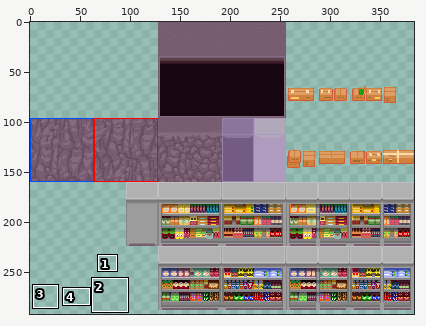
A sprite sheet gets an edit: game/resources/images/tileset.png. Above: a wide view before the commit, with the close-up outlined.
Close-up. As it was:
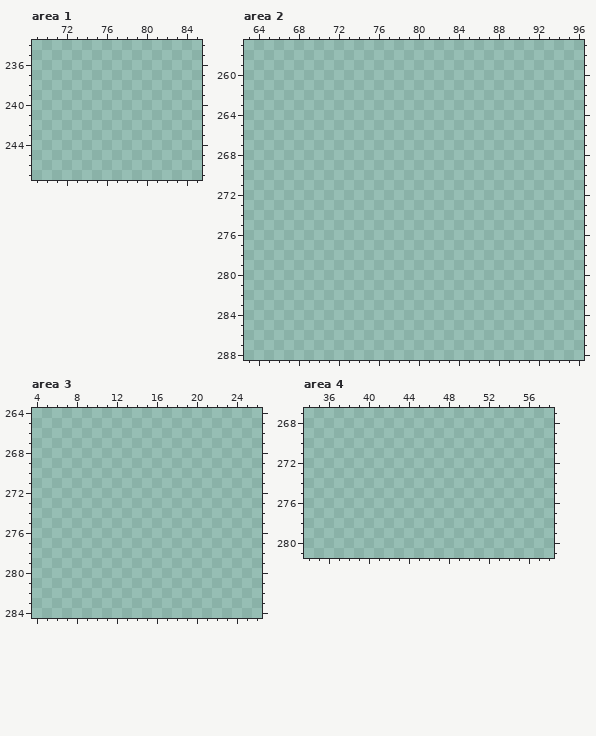
The file is 384x384 pixels. Colours within 5 levels of each other are drawn and written as one. Shown: area 1: x 69..85, y 234..247; area 2: x 63..96, y 257..288; area 3: x 4..26, y 264..284; area 4: x 34..58, y 267..281. The wide view leaves out empty margins. The commit also changed other parts of the picture, which this record leaves out.
After the commit:
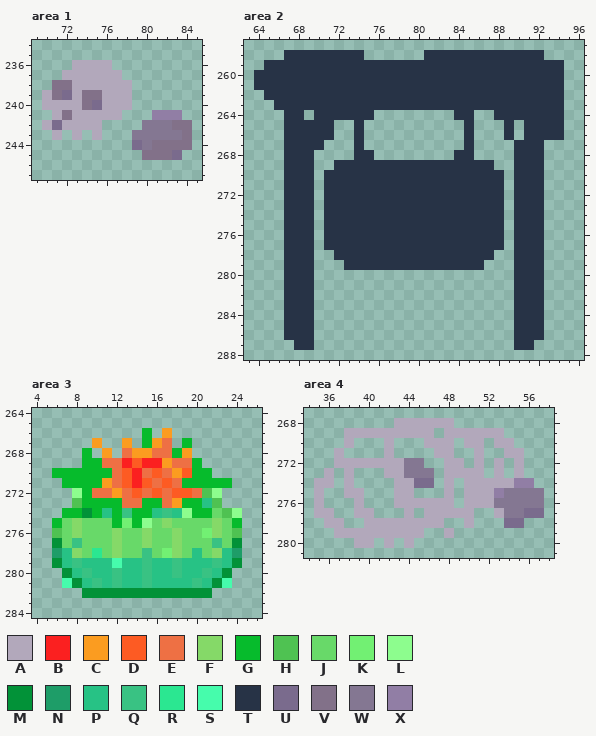
Palette (. is transparent): A #b2a8bb  B #fb2020  C #fb9c20  D #fd5b23  E #ee7044  F #85d968  G #06bb2c  H #4fc252  J #68d969  K #72f073  L #8dfd8e  M #029238  N #1e9d68  P #27c285  Q #39c283  R #2be791  S #46fcac  T #273346  U #7a6b8d  V #827189  W #847792  X #917ea5
The edit:
Area 1:
y 236: x 73..76 .... -> AAAA
y 237: x 72..77 ...... -> AAAAAA
y 238: x 71..78 ........ -> VVAAAAAA
y 239: x 70..78 ......... -> AVUAVVAAA
y 240: x 70..78 ......... -> AAAAVUAAA
y 241: x 71..77 ....... -> AVAAAAA; x 81..83 ... -> XXX
y 242: x 70..75 ...... -> AUAAAA; x 80..84 ..... -> WWWVV
y 243: x 71 . -> A; x 73 . -> A; x 75 . -> A; x 79..84 ...... -> WWWWWV
y 244: x 79..84 ...... -> UWVVVV
y 245: x 80..83 .... -> VVVU
Area 2:
y 258: x 67..74 ........ -> TTTTTTTT; x 81..92 ............ -> TTTTTTTTTTTT
y 259: x 65..94 .............................. -> TTTTTTTTTTTTTTTTTTTTTTTTTTTTTT
y 260..261: x 64..94 ............................... -> TTTTTTTTTTTTTTTTTTTTTTTTTTTTTTT
y 262: x 65..94 .............................. -> TTTTTTTTTTTTTTTTTTTTTTTTTTTTTT
y 263: x 66..94 ............................. -> TTTTTTTTTTTTTTTTTTTTTTTTTTTTT
y 264: x 67..68 .. -> TT; x 70..75 ...... -> TTTTTT; x 84..85 .. -> TT; x 88..94 ....... -> TTTTTTT
y 265..266: x 67..71 ..... -> TTTTT; x 74 . -> T; x 85 . -> T; x 89 . -> T; x 91..94 .... -> TTTT
y 267: x 67..70 .... -> TTTT; x 74 . -> T; x 85 . -> T; x 90..92 ... -> TTT
y 268: x 67..69 ... -> TTT; x 74..75 .. -> TT; x 84..85 .. -> TT; x 90..92 ... -> TTT
y 269: x 67..69 ... -> TTT; x 72..87 ................ -> TTTTTTTTTTTTTTTT; x 90..92 ... -> TTT
y 270..277: x 67..69 ... -> TTT; x 71..88 .................. -> TTTTTTTTTTTTTTTTTT; x 90..92 ... -> TTT
y 278: x 67..69 ... -> TTT; x 72..87 ................ -> TTTTTTTTTTTTTTTT; x 90..92 ... -> TTT
y 279: x 67..69 ... -> TTT; x 73..86 .............. -> TTTTTTTTTTTTTT; x 90..92 ... -> TTT
y 280..286: x 67..69 ... -> TTT; x 90..92 ... -> TTT
y 287: x 68..69 .. -> TT; x 90..91 .. -> TT
Area 3:
y 266: x 15 . -> G; x 17 . -> C
y 267: x 10 . -> C; x 13 . -> C; x 15..17 ... -> GCE; x 19 . -> G
y 268: x 9 . -> G; x 11 . -> C; x 13..19 ....... -> ECCEEGC
y 269: x 9..20 ............ -> GGEEBDBBCEEG
y 270: x 6..21 ................ -> GGGGGGEDBEDECDGG
y 271: x 7..23 ................. -> GGGGCEDBDEDEGGGGG
y 272: x 8..22 ............... -> LGEECEDEDEDDEHL
y 273: x 8..22 ............... -> HGGGGEEGGECGGPH
y 274: x 7..24 .................. -> GGMGPGQGGPQPLGGJHL
y 275: x 6..24 ................... -> GJFJJJGKGLJFJJJJFJG
y 276: x 6..24 ................... -> HJFJJJFJJFJJFJJKFJH
y 277: x 6..24 ................... -> MJQJJJFJJFJJFJJJQJM
y 278: x 6..24 ................... -> NPFJRJFJJQJKFJPJFPN
y 279: x 6..24 ................... -> MPQPPPSPPQPPQPPPQPM
y 280: x 7..23 ................. -> MPQPPQPPQPPQPPQPM
y 281: x 7..23 ................. -> SMPQPQPPQPPPPQPMS
y 282: x 9..21 ............. -> MMMMMMMMMMMMM
Area 4:
y 268: x 43..48 ...... -> AAAAAA
y 269: x 38..46 ......... -> AAAAAAAAA; x 48..53 ...... -> AAAAAA
y 270: x 38 . -> A; x 42 . -> A; x 46..48 ... -> AAA; x 50..51 .. -> AA; x 53..54 .. -> AA
y 271: x 37 . -> A; x 42 . -> A; x 47..48 .. -> AA; x 51 . -> A; x 54..55 .. -> AA
y 272: x 37..45 ......... -> AAAAAAAWW; x 48..49 .. -> AA; x 51 . -> A; x 53 . -> A; x 55 . -> A
y 273: x 36 . -> A; x 38 . -> A; x 42..46 ..... -> AAWWW; x 48..51 .... -> AAAA; x 53 . -> A; x 55 . -> A
y 274: x 35..36 .. -> AA; x 38 . -> A; x 43..46 .... -> AAUU; x 48 . -> A; x 50..56 ....... -> AAAAAXX
y 275: x 35 . -> A; x 38..39 .. -> AA; x 43..44 .. -> AA; x 48 . -> A; x 50..57 ........ -> AAAXWWWW
y 276: x 35 . -> A; x 39 . -> A; x 43..48 ...... -> AAAAAA; x 50..57 ........ -> AAAWWWWW
y 277: x 35..36 .. -> AA; x 39..40 .. -> AA; x 44 . -> A; x 46..50 ..... -> AAAAA; x 53..57 ..... -> AWWUU
y 278: x 36..37 .. -> AA; x 40..47 ........ -> AAAAAAAA; x 50 . -> A; x 54..55 .. -> UU
y 279: x 37..45 ......... -> AAAAAAAAA; x 48 . -> A
y 280: x 39..40 .. -> AA; x 42 . -> A; x 44 . -> A
